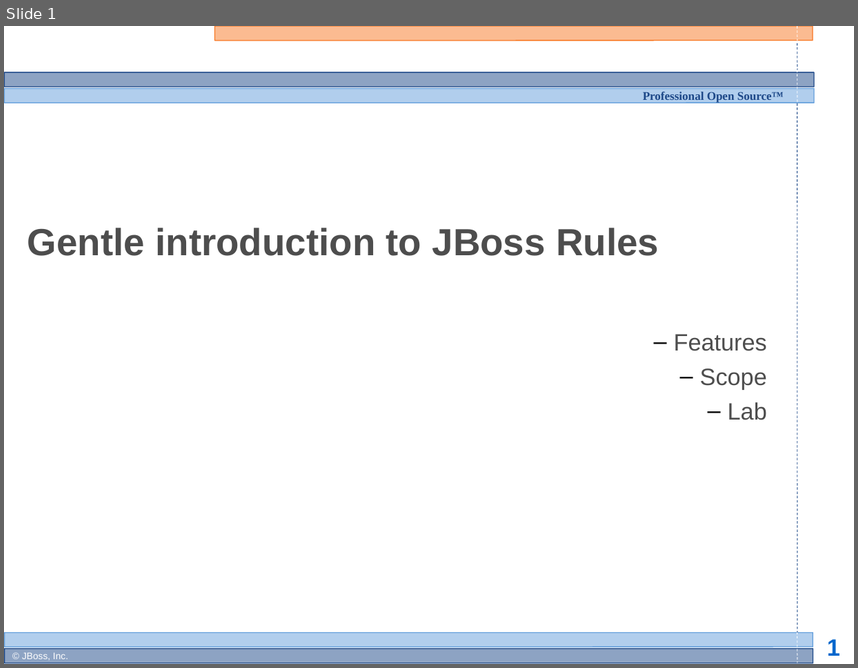
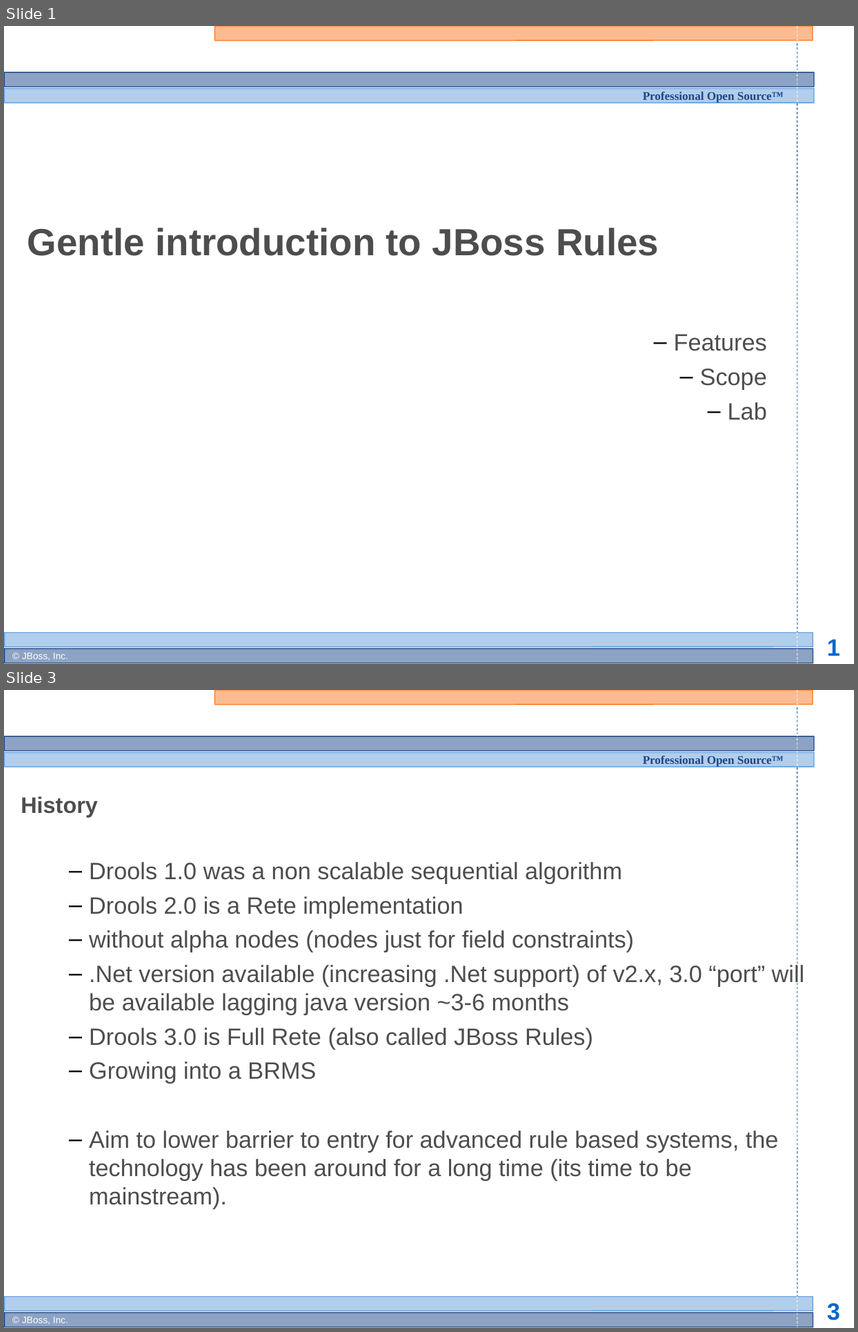
Before and after one commit to bobmcwhirter/drools, a slide deck: documentation/training/developers-course/Module 2 - JBoss Rules Intro.odp. Shown one above the other, each under a label of ours: slide 1 before the commit, slides 1 and 3 after it; the slides between them are not shown. The pictures are 858x668 and 858x1332 pixels, drawn with LibreOffice and Linux fonts; fonts in the diff are those of the drawing; background and template pictures are left out. Boxes give left, top, right and bottom in pixels: in the first picture for what was removed or moved away, otherwise in the second. Text is boxed around its words. In the diff, an @@ line names an element or a change of style, - is before the commit and + after.

```diff
--- a/documentation/training/developers-course/Module 2 - JBoss Rules Intro.odp
+++ b/documentation/training/developers-course/Module 2 - JBoss Rules Intro.odp
@@ slide 3 added at (x1=4, y1=690, x2=854, y2=1328), background #FFFFFF; not listed: 13 template elements that a slide beside it also shows @@
@@ title added at (x1=21, y1=796, x2=98, y2=817), 19 pt, text #4D4D4D, bold @@
+History
@@ subtitle added at (x1=89, y1=862, x2=805, y2=1208), 20 pt, text #4D4D4D @@
+  – Drools 1.0 was a non scalable sequential algorithm
+  – Drools 2.0 is a Rete implementation
+  – without alpha nodes (nodes just for field constraints)
+  – .Net version available (increasing .Net support) of v2.x, 3.0 “port” will be available lagging java version ~3-6 months
+  – Drools 3.0 is Full Rete (also called JBoss Rules)
+  – Growing into a BRMS
+  – Aim to lower barrier to entry for advanced rule based systems, the technology has been around for a long time (its time to be mainstream).
```
Also in this commit, not shown: 12 other slides added, 1 other file.
